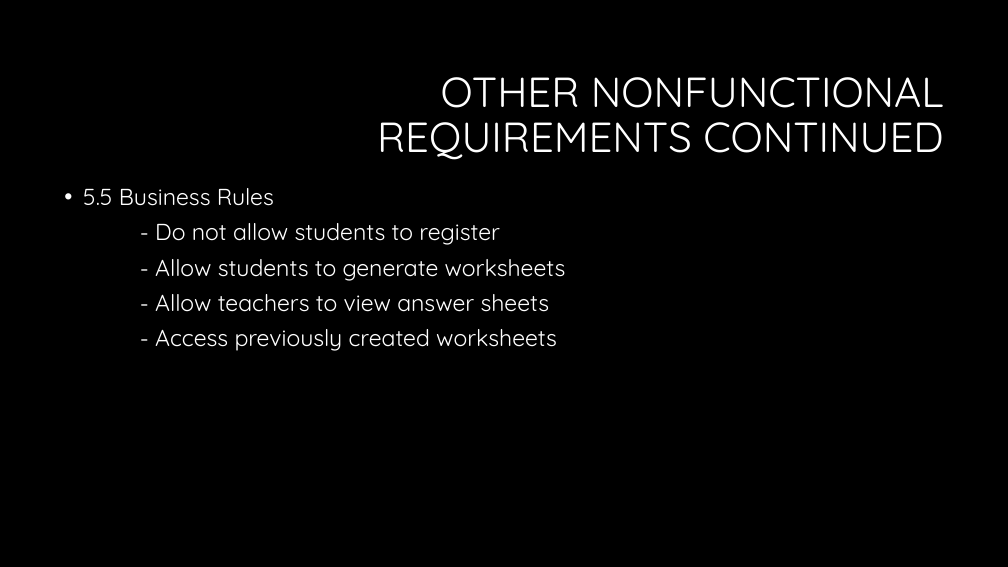
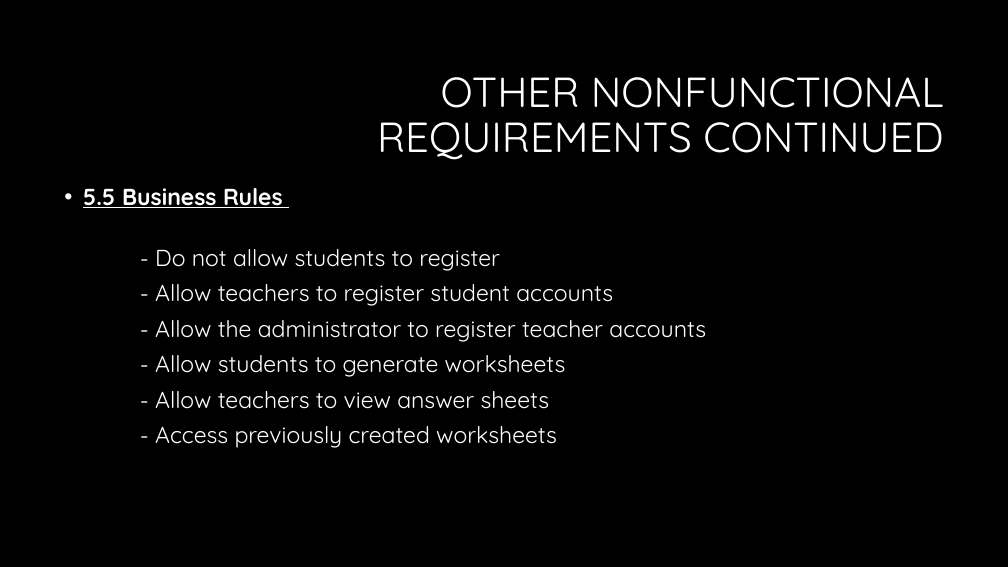
Before and after one commit to sarahakk/fraction-worksheet-creator, a slide deck: slide 10 of Presentation Elementary Engineers .pptx. Drawn at 1008x567 pixels with LibreOffice and Linux fonts; fonts in the diff are those of the drawing; background and template pictures are left out. Boxes give left, top, right and bottom in pixels: in the first picture for what was removed or moved away, otherwise in the second. Text is boxed around its words. In the diff, an @@ line names an element or a change of style, - is before the commit and + after.

Commit message:
Added the content to Nonfunctional requirements 5.1 -5.5

```diff
--- a/Presentation Elementary Engineers .pptx
+++ b/Presentation Elementary Engineers .pptx
@@ text at bbox=[83, 188, 283, 208]: bold on, underline on in "5.5 Business Rules" @@
@@ text at bbox=[155, 284, 706, 342]: paragraphs added @@
+- Allow teachers to register student accounts
+- Allow the administrator to register teacher accounts
```
Also in this commit, not shown: 2 other slides changed.
